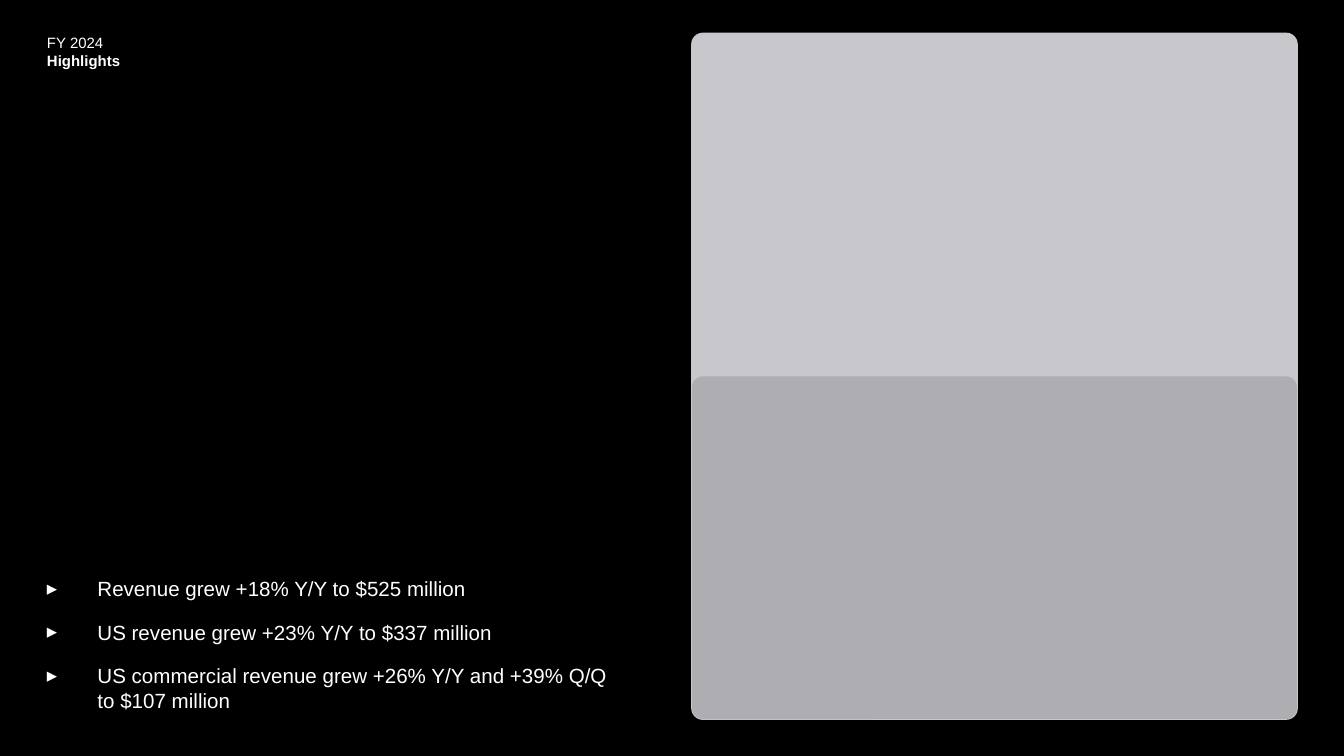
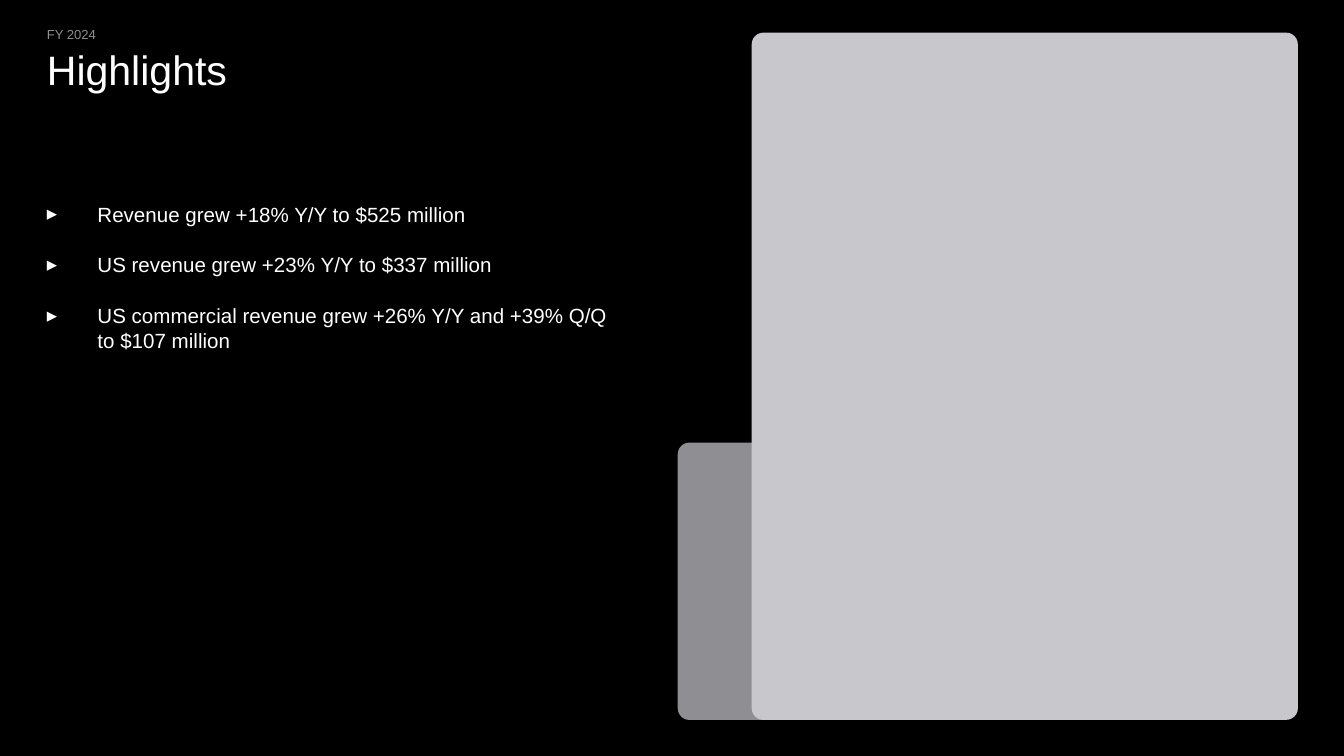
Before and after one commit to jhbropark/pages, a slide deck: slide 3 of slides/financial-report-template/financial-report-dark.pptx. Drawn at 1344x756 pixels with LibreOffice and Linux fonts; fonts in the diff are those of the drawing. Boxes give left, top, right and bottom in pixels: in the first picture for what was removed or moved away, otherwise in the second. Text is boxed around its words. In the diff, an @@ line names an element or a change of style, - is before the commit and + after.

```diff
--- a/slides/financial-report-template/financial-report-dark.pptx
+++ b/slides/financial-report-template/financial-report-dark.pptx
@@ text "FY 2024": place and size @@
-text "FY 2024" at <box>47,37,120,69</box>
+text "FY 2024" at <box>47,30,96,39</box>
@@ text "FY 2024" at <box>47,30,96,39</box>: size 8 to 7 pt, text colour #FFFFFF to #8E8E93 @@
@@ text at <box>47,55,120,69</box>: paragraph removed @@
-Highlights
@@ text added at <box>47,55,227,94</box>, 22 pt, text #FFFFFF @@
+Highlights
@@ rounded rectangle: place and size @@
-rounded rectangle at <box>692,34,1297,719</box>
+rounded rectangle at <box>753,34,1297,719</box>
@@ rounded rectangle at <box>753,34,1297,719</box>: proportions changed @@
@@ text "Revenue grew +18% Y/Y to ...": place and size @@
-text "Revenue grew +18% Y/Y to ..." at <box>97,580,607,710</box>
+text "Revenue grew +18% Y/Y to ..." at <box>97,206,607,350</box>
@@ text "Revenue grew +18% Y/Y to ..." at <box>97,206,607,350</box>: more space between paragraphs; vertical alignment bottom to top @@
@@ rounded rectangle: place and size @@
-rounded rectangle at <box>692,376,1297,719</box>
+rounded rectangle at <box>679,444,948,719</box>
@@ rounded rectangle at <box>679,444,948,719</box>: fill #8E8E93 at 45% opacity to #8E8E93; outline none to #8E8E93 1 pt; proportions changed @@
```
Also in this commit, not shown: 7 other files.
